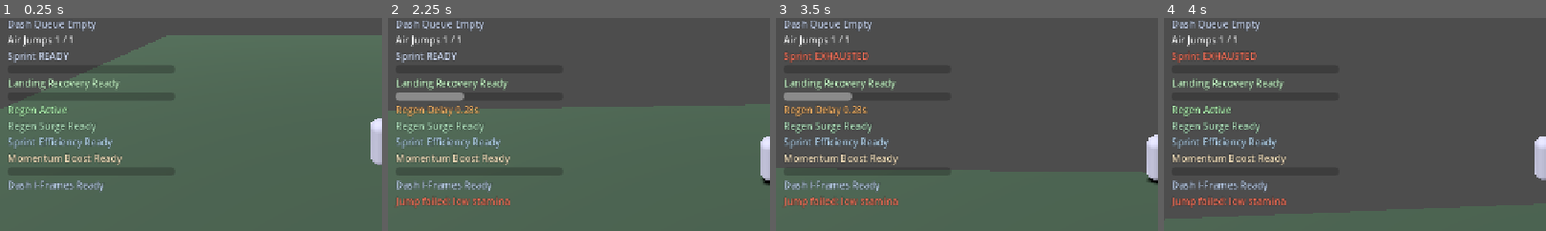
Above: before the commit, frames 1-4 (left to right).
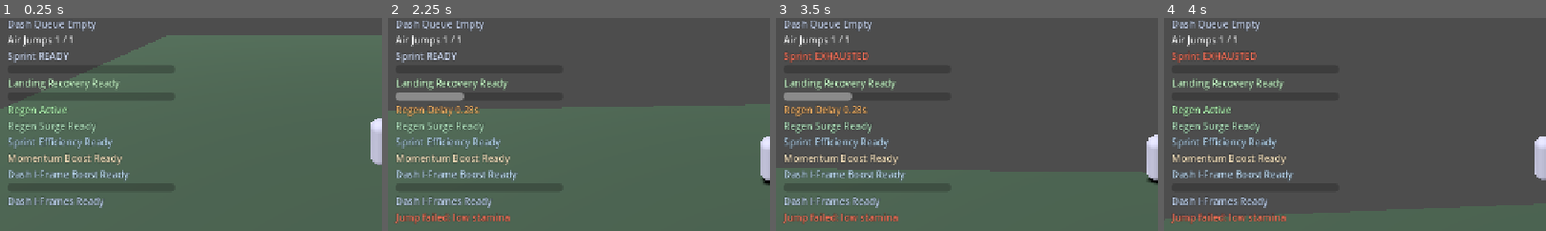
Above: after the commit, the same moments.

Repository: thegoatleroyjenkins/arpg-game
Game: Godot game, scene res://world/levels/open_world_3d.tscn
Same seed, same stepped clock (60 frames per second), same inputs: the game is played once before the commit and once after it.
Inputs (mouse positions are % of the whole screen's width and height, from its top left):
- Up to frame 1 (0.25 s): no input
- Up to frame 2 (2.25 s): tap Enter (ui_accept) at 0.5 s; move the mouse to (55, 49) at 0.52 s; hold Shift (sprint) 0.53-1.28 s; hold W (move_up) from 0.53 s (still down); tap Q (dash) at 0.6 s; tap Space (jump) at 0.77, 1.07, 1.52, 1.55, 1.82, 2.1 s; move the mouse to (45, 50) at 1.27 s; tap Shift (sprint) at 1.35 s; move the mouse to (52, 48) at 2.02 s
- Up to frame 3 (3.5 s): keep holding W (move_up); tap Q (dash) at 2.3 s; move the mouse to (49, 51) at 2.77 s; click (49, 51) at 2.85 s; tap Space (jump) at 3.02, 3.32 s; tap Shift (sprint) at 3.05 s
- Up to frame 4 (4 s): keep holding W (move_up); move the mouse to (57, 51) at 3.52 s; tap R (camera_recenter) at 3.6 s; tap Space (jump) at 3.77, 3.8 s
The pictures show only the part of the screen within x 0-50%, y 21-71%; the shares and areas given below are measured in that part.

The runs differ from the first frame. In frame 1, 1.8% of the frame differs, in the area x 2-34%, y 71-90%; in frame 2, 2.8%, in the area x 2-34%, y 71-97%; in frame 3, 2.8%; in frame 4, 2.8%.

Commit message:
Add data-driven stamina pickup dash i-frame boost

Diff:
--- a/prototype3d/player_3d.gd
+++ b/prototype3d/player_3d.gd
@@ -23,6 +23,7 @@
 signal stamina_regen_boost_changed(remaining: float, max_value: float, multiplier: float)
 signal sprint_efficiency_boost_changed(remaining: float, max_value: float, multiplier: float)
 signal move_speed_boost_changed(remaining: float, max_value: float, multiplier: float)
+signal dash_invulnerability_boost_changed(remaining: float, max_value: float, bonus_seconds: float)
 
 var look_target: Vector3
 var respawn_position: Vector3
@@ -57,6 +58,9 @@
 var move_speed_boost_left: float = 0.0
 var move_speed_boost_max: float = 0.0
 var move_speed_boost_multiplier: float = 1.0
+var dash_invulnerability_boost_left: float = 0.0
+var dash_invulnerability_boost_max: float = 0.0
+var dash_invulnerability_boost_bonus_seconds: float = 0.0
 var dash_trail_spawn_left: float = 0.0
 var sprinting_now: bool = false
 var camera_orbit_yaw: float = 0.0
@@ -93,6 +97,7 @@
 	_emit_stamina_regen_boost_changed()
 	_emit_sprint_efficiency_boost_changed()
 	_emit_move_speed_boost_changed()
+	_emit_dash_invulnerability_boost_changed()
 	Input.set_mouse_mode(Input.MOUSE_MODE_CAPTURED)
 
 func _unhandled_input(event: InputEvent) -> void:
@@ -138,6 +143,12 @@
 			move_speed_boost_multiplier = 1.0
 			move_speed_boost_max = 0.0
 		_emit_move_speed_boost_changed()
+	if dash_invulnerability_boost_left > 0.0:
+		dash_invulnerability_boost_left = max(0.0, dash_invulnerability_boost_left - delta)
+		if dash_invulnerability_boost_left <= 0.0:
+			dash_invulnerability_boost_bonus_seconds = 0.0
+			dash_invulnerability_boost_max = 0.0
+		_emit_dash_invulnerability_boost_changed()
 	_update_dash_invulnerability_visual(delta)
 
 	_handle_fall_reset_if_needed()
@@ -477,7 +488,10 @@
 	dash_time_left = tuning.dash_duration
 	dash_trail_spawn_left = 0.0
 	dash_cooldown_left = tuning.dash_cooldown
-	dash_invulnerability_left = max(dash_invulnerability_left, max(0.0, tuning.dash_invulnerability_duration))
+	var dash_invulnerability_duration: float = max(0.0, tuning.dash_invulnerability_duration)
+	if dash_invulnerability_boost_left > 0.0:
+		dash_invulnerability_duration += max(0.0, dash_invulnerability_boost_bonus_seconds)
+	dash_invulnerability_left = max(dash_invulnerability_left, dash_invulnerability_duration)
 	_emit_dash_invulnerability_changed()
 	dash_charges = max(0, dash_charges - 1)
 	if dash_charges < max(1, tuning.dash_max_charges) and dash_charge_recharge_left <= 0.0:
@@ -876,6 +890,18 @@
 	move_speed_boost_multiplier = max(move_speed_boost_multiplier, clamped_multiplier)
 	_emit_move_speed_boost_changed()
 	return max(0.0, move_speed_boost_left - previous_remaining)
+
+func apply_dash_invulnerability_boost(duration: float, bonus_seconds: float) -> float:
+	var clamped_duration: float = max(0.0, duration)
+	var clamped_bonus_seconds: float = max(0.0, bonus_seconds)
+	if clamped_duration <= 0.0 or clamped_bonus_seconds <= 0.0:
+		return 0.0
+	var previous_remaining: float = dash_invulnerability_boost_left
+	dash_invulnerability_boost_left = max(dash_invulnerability_boost_left, clamped_duration)
+	dash_invulnerability_boost_max = max(dash_invulnerability_boost_max, dash_invulnerability_boost_left)
+	dash_invulnerability_boost_bonus_seconds = max(dash_invulnerability_boost_bonus_seconds, clamped_bonus_seconds)
+	_emit_dash_invulnerability_boost_changed()
+	return max(0.0, dash_invulnerability_boost_left - previous_remaining)
 
 func restore_dash_charges(count: int) -> int:
 	var grant_count: int = max(0, count)
@@ -990,3 +1016,6 @@
 
 func _emit_move_speed_boost_changed() -> void:
 	move_speed_boost_changed.emit(move_speed_boost_left, max(0.01, move_speed_boost_max), max(1.0, move_speed_boost_multiplier))
+
+func _emit_dash_invulnerability_boost_changed() -> void:
+	dash_invulnerability_boost_changed.emit(dash_invulnerability_boost_left, max(0.01, dash_invulnerability_boost_max), max(0.0, dash_invulnerability_boost_bonus_seconds))
--- a/prototype3d/stamina_hud_3d.gd
+++ b/prototype3d/stamina_hud_3d.gd
@@ -18,6 +18,7 @@
 @onready var stamina_regen_boost_label: Label = $MarginContainer/VBoxContainer/StaminaRegenBoostLabel
 @onready var sprint_efficiency_boost_label: Label = $MarginContainer/VBoxContainer/SprintEfficiencyBoostLabel
 @onready var move_speed_boost_label: Label = get_node_or_null("MarginContainer/VBoxContainer/MoveSpeedBoostLabel") as Label
+@onready var dash_invulnerability_boost_label: Label = get_node_or_null("MarginContainer/VBoxContainer/DashInvulnerabilityBoostLabel") as Label
 @onready var dash_invulnerability_bar: ProgressBar = $MarginContainer/VBoxContainer/DashInvulnerabilityBar
 @onready var dash_invulnerability_label: Label = $MarginContainer/VBoxContainer/DashInvulnerabilityLabel
 @onready var stamina_warning_label: Label = $MarginContainer/VBoxContainer/StaminaWarningLabel
@@ -79,6 +80,9 @@
 		return
 	if not player.has_signal("move_speed_boost_changed"):
 		push_warning("StaminaHud3D target does not expose move_speed_boost_changed signal")
+		return
+	if not player.has_signal("dash_invulnerability_boost_changed"):
+		push_warning("StaminaHud3D target does not expose dash_invulnerability_boost_changed signal")
 		return
 
 	player.stamina_changed.connect(_on_stamina_changed)
@@ -95,6 +99,7 @@
 	player.stamina_regen_boost_changed.connect(_on_stamina_regen_boost_changed)
 	player.sprint_efficiency_boost_changed.connect(_on_sprint_efficiency_boost_changed)
 	player.move_speed_boost_changed.connect(_on_move_speed_boost_changed)
+	player.dash_invulnerability_boost_changed.connect(_on_dash_invulnerability_boost_changed)
 	var current_stamina := float(player.get("stamina"))
 	var current_dash_cooldown := float(player.call("_next_dash_ready_remaining"))
 	var current_dash_charge_recharge := float(player.get("dash_charge_recharge_left"))
@@ -113,6 +118,9 @@
 	var current_move_speed_boost := float(player.get("move_speed_boost_left"))
 	var current_move_speed_boost_max := float(player.get("move_speed_boost_max"))
 	var current_move_speed_boost_multiplier := float(player.get("move_speed_boost_multiplier"))
+	var current_dash_invulnerability_boost := float(player.get("dash_invulnerability_boost_left"))
+	var current_dash_invulnerability_boost_max := float(player.get("dash_invulnerability_boost_max"))
+	var current_dash_invulnerability_boost_bonus := float(player.get("dash_invulnerability_boost_bonus_seconds"))
 	var tuning_resource: Resource = player.get("tuning")
 	var max_stamina := 100.0
 	var max_dash_cooldown := 1.0
@@ -144,6 +152,13 @@
 		move_speed_boost_label.text = "Momentum Boost Ready"
 		vbox.add_child(move_speed_boost_label)
 		vbox.move_child(move_speed_boost_label, sprint_efficiency_boost_label.get_index() + 1)
+	if dash_invulnerability_boost_label == null:
+		var vbox: VBoxContainer = $MarginContainer/VBoxContainer
+		dash_invulnerability_boost_label = Label.new()
+		dash_invulnerability_boost_label.name = "DashInvulnerabilityBoostLabel"
+		dash_invulnerability_boost_label.text = "Dash I-Frame Boost Ready"
+		vbox.add_child(dash_invulnerability_boost_label)
+		vbox.move_child(dash_invulnerability_boost_label, move_speed_boost_label.get_index() + 1)
 	stamina_warning_label.visible = false
 	stamina_warning_label.modulate = Color(1.0, 0.45, 0.35)
 	_apply_readability_theme()
@@ -160,6 +175,7 @@
 	_on_stamina_regen_boost_changed(current_stamina_regen_boost, max(0.01, current_stamina_regen_boost_max), max(1.0, current_stamina_regen_boost_multiplier))
 	_on_sprint_efficiency_boost_changed(current_sprint_efficiency_boost, max(0.01, current_sprint_efficiency_boost_max), max(1.0, current_sprint_efficiency_boost_multiplier))
 	_on_move_speed_boost_changed(current_move_speed_boost, max(0.01, current_move_speed_boost_max), max(1.0, current_move_speed_boost_multiplier))
+	_on_dash_invulnerability_boost_changed(current_dash_invulnerability_boost, max(0.01, current_dash_invulnerability_boost_max), max(0.0, current_dash_invulnerability_boost_bonus))
 	_on_dash_invulnerability_changed(current_dash_invulnerability, max_dash_invulnerability)
 
 func _process(delta: float) -> void:
@@ -190,6 +206,8 @@
 	]
 	if move_speed_boost_label != null:
 		labels.append(move_speed_boost_label)
+	if dash_invulnerability_boost_label != null:
+		labels.append(dash_invulnerability_boost_label)
 	for ui_label in labels:
 		ui_label.add_theme_constant_override("outline_size", 3)
 		ui_label.add_theme_color_override("font_outline_color", ui_outline_color)
@@ -329,6 +347,17 @@
 		move_speed_boost_label.text = "Momentum Boost Ready"
 		move_speed_boost_label.modulate = Color(0.94, 0.86, 0.72)
 
+func _on_dash_invulnerability_boost_changed(remaining: float, _max_value: float, bonus_seconds: float) -> void:
+	if dash_invulnerability_boost_label == null:
+		return
+	var clamped_remaining: float = max(0.0, remaining)
+	if clamped_remaining > 0.01 and bonus_seconds > 0.0:
+		dash_invulnerability_boost_label.text = "Dash I-Frame Boost +%.2fs (%.2fs)" % [bonus_seconds, clamped_remaining]
+		dash_invulnerability_boost_label.modulate = Color(0.66, 0.95, 1.0)
+	else:
+		dash_invulnerability_boost_label.text = "Dash I-Frame Boost Ready"
+		dash_invulnerability_boost_label.modulate = Color(0.76, 0.88, 0.98)
+
 func _on_dash_invulnerability_changed(remaining: float, max_value: float) -> void:
 	dash_invulnerability_bar.max_value = max(0.01, max_value)
 	dash_invulnerability_bar.value = clamp(remaining, 0.0, dash_invulnerability_bar.max_value)
--- a/prototype3d/stamina_pickup_3d.gd
+++ b/prototype3d/stamina_pickup_3d.gd
@@ -44,6 +44,10 @@
 @export var move_speed_boost_duration: float = 1.75
 @export_range(1.0, 3.0, 0.05) var move_speed_boost_multiplier: float = 1.2
 
+@export_group("Dash Defense Boost")
+@export var dash_invulnerability_boost_duration: float = 2.0
+@export_range(0.0, 0.5, 0.01) var dash_invulnerability_boost_bonus_seconds: float = 0.05
+
 @export_group("Line of Sight")
 @export var magnet_requires_line_of_sight: bool = true
 @export_flags_3d_physics var magnet_line_of_sight_collision_mask: int = 1
@@ -133,7 +137,8 @@
 	var wants_air_jump_recovery: bool = _target_needs_air_jump_recovery(target, min_collect_missing_air_jump_ratio)
 	var wants_sprint_efficiency_boost: bool = _target_needs_sprint_efficiency_boost(target)
 	var wants_move_speed_boost: bool = _target_needs_move_speed_boost(target)
-	if not wants_stamina and not wants_dash_recovery and not wants_dash_charge_recovery and not wants_air_jump_recovery and not wants_sprint_efficiency_boost and not wants_move_speed_boost:
+	var wants_dash_invulnerability_boost: bool = _target_needs_dash_invulnerability_boost(target)
+	if not wants_stamina and not wants_dash_recovery and not wants_dash_charge_recovery and not wants_air_jump_recovery and not wants_sprint_efficiency_boost and not wants_move_speed_boost and not wants_dash_invulnerability_boost:
 		return
 
 	var restored: float = 0.0
@@ -164,7 +169,11 @@
 	if wants_move_speed_boost and move_speed_boost_duration > 0.0 and move_speed_boost_multiplier > 1.0 and target.has_method("apply_move_speed_boost"):
 		move_speed_boost_applied = float(target.call("apply_move_speed_boost", move_speed_boost_duration, move_speed_boost_multiplier))
 
-	if restored <= 0.0 and dash_recovered <= 0.0 and dash_charges_recovered <= 0 and air_jumps_recovered <= 0 and regen_boost_applied <= 0.0 and sprint_efficiency_boost_applied <= 0.0 and move_speed_boost_applied <= 0.0:
+	var dash_invulnerability_boost_applied: float = 0.0
+	if wants_dash_invulnerability_boost and dash_invulnerability_boost_duration > 0.0 and dash_invulnerability_boost_bonus_seconds > 0.0 and target.has_method("apply_dash_invulnerability_boost"):
+		dash_invulnerability_boost_applied = float(target.call("apply_dash_invulnerability_boost", dash_invulnerability_boost_duration, dash_invulnerability_boost_bonus_seconds))
+
+	if restored <= 0.0 and dash_recovered <= 0.0 and dash_charges_recovered <= 0 and air_jumps_recovered <= 0 and regen_boost_applied <= 0.0 and sprint_efficiency_boost_applied <= 0.0 and move_speed_boost_applied <= 0.0 and dash_invulnerability_boost_applied <= 0.0:
 		return
 	_deactivate()
 
@@ -284,7 +293,10 @@
 	return _target_needs_stamina_with_threshold(player, stamina_threshold) \
 		or _target_needs_dash_recovery(player, dash_threshold) \
 		or _target_needs_dash_charge_recovery(player, magnet_missing_dash_charge_ratio) \
-		or _target_needs_air_jump_recovery(player, air_jump_threshold)
+		or _target_needs_air_jump_recovery(player, air_jump_threshold) \
+		or _target_needs_sprint_efficiency_boost(player) \
+		or _target_needs_move_speed_boost(player) \
+		or _target_needs_dash_invulnerability_boost(player)
 
 func _target_needs_stamina(player: Node3D) -> bool:
 	return _target_needs_stamina_with_threshold(player, magnet_missing_stamina_ratio)
@@ -360,6 +372,16 @@
 	if not player.has_method("get"):
 		return true
 	var remaining: float = float(player.get("move_speed_boost_left"))
+	return remaining <= 0.01
+
+func _target_needs_dash_invulnerability_boost(player: Node3D) -> bool:
+	if dash_invulnerability_boost_duration <= 0.0 or dash_invulnerability_boost_bonus_seconds <= 0.0:
+		return false
+	if not player.has_method("apply_dash_invulnerability_boost"):
+		return false
+	if not player.has_method("get"):
+		return true
+	var remaining: float = float(player.get("dash_invulnerability_boost_left"))
 	return remaining <= 0.01
 
 func _get_target_missing_stamina_ratio(player: Node3D) -> float:
--- a/prototype3d/stamina_pickup_profile_3d.gd
+++ b/prototype3d/stamina_pickup_profile_3d.gd
@@ -46,6 +46,10 @@
 @export var move_speed_boost_duration: float = 1.75
 @export_range(1.0, 3.0, 0.05) var move_speed_boost_multiplier: float = 1.2
 
+@export_group("Dash Defense Boost")
+@export var dash_invulnerability_boost_duration: float = 2.0
+@export_range(0.0, 0.5, 0.01) var dash_invulnerability_boost_bonus_seconds: float = 0.05
+
 @export_group("Line of Sight")
 @export var magnet_requires_line_of_sight: bool = true
 @export_flags_3d_physics var magnet_line_of_sight_collision_mask: int = 1
Not shown, changed: README.md
